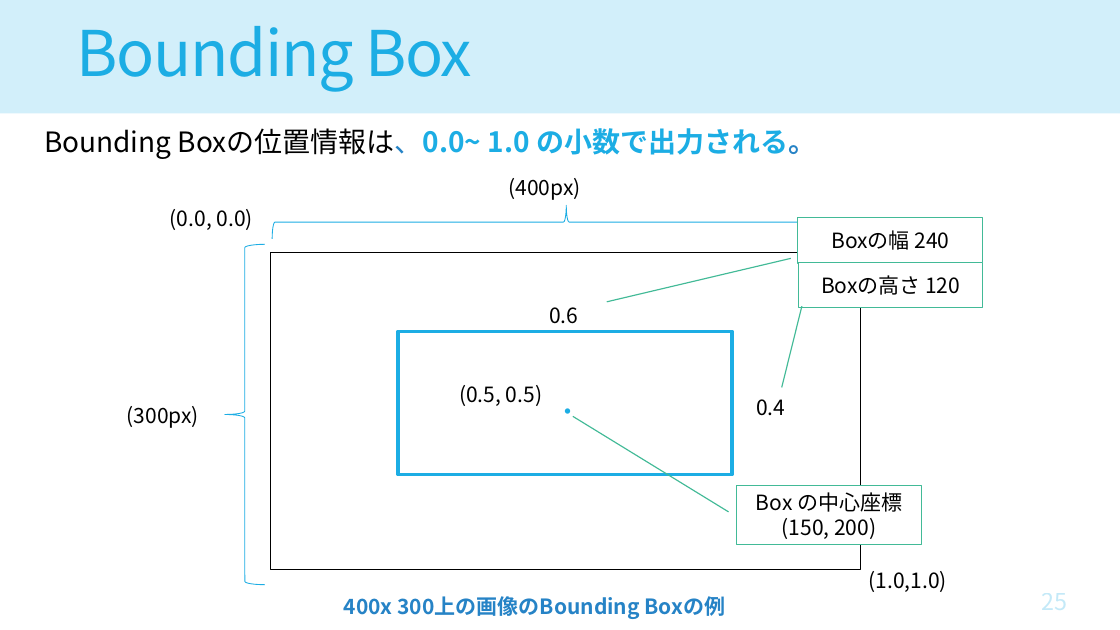
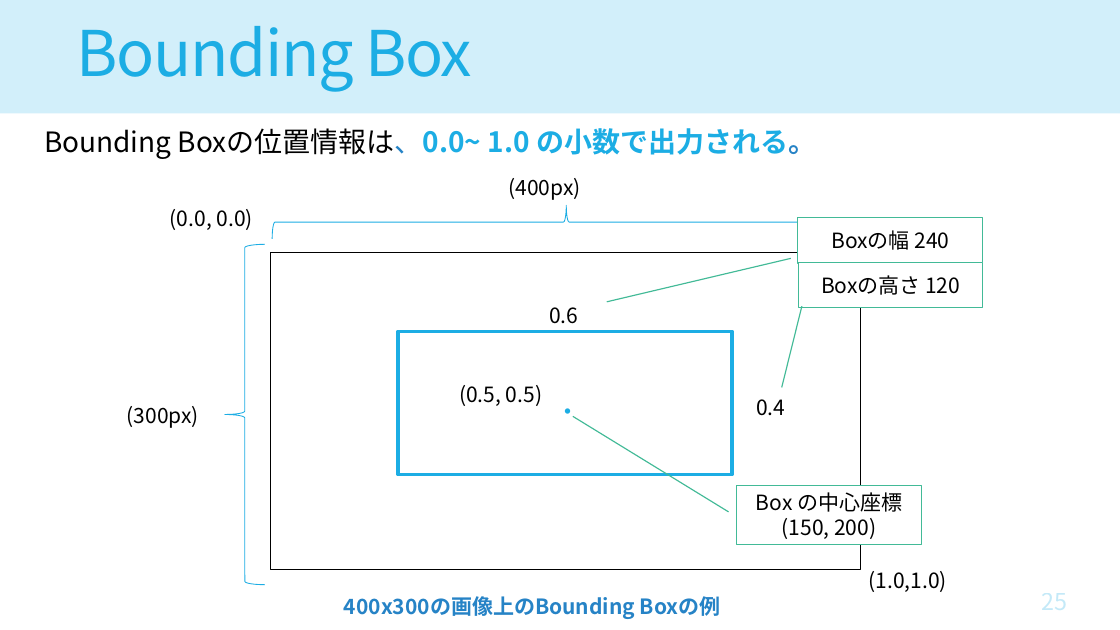
Before and after one commit to houkiboshiComet/Object-Detector-Hands-On, a slide deck: slide 25 of doc/CV_DNN_Hands-On2.pptx. Drawn at 1120x630 pixels with LibreOffice and Linux fonts; fonts in the diff are those of the drawing. Boxes give left, top, right and bottom in pixels: in the first picture for what was removed or moved away, otherwise in the second. Text is boxed around its words. In the diff, an @@ line names an element or a change of style, - is before the commit and + after.

```diff
--- a/doc/CV_DNN_Hands-On2.pptx
+++ b/doc/CV_DNN_Hands-On2.pptx
@@ text at (x1=344, y1=596, x2=721, y2=619): text changed @@
-400x 300上の画像のBounding Boxの例
+400x300の画像上のBounding Boxの例
```
Also in this commit, not shown: 6 other slides changed, 10 slides added, 30 slides removed, 2 other files.
